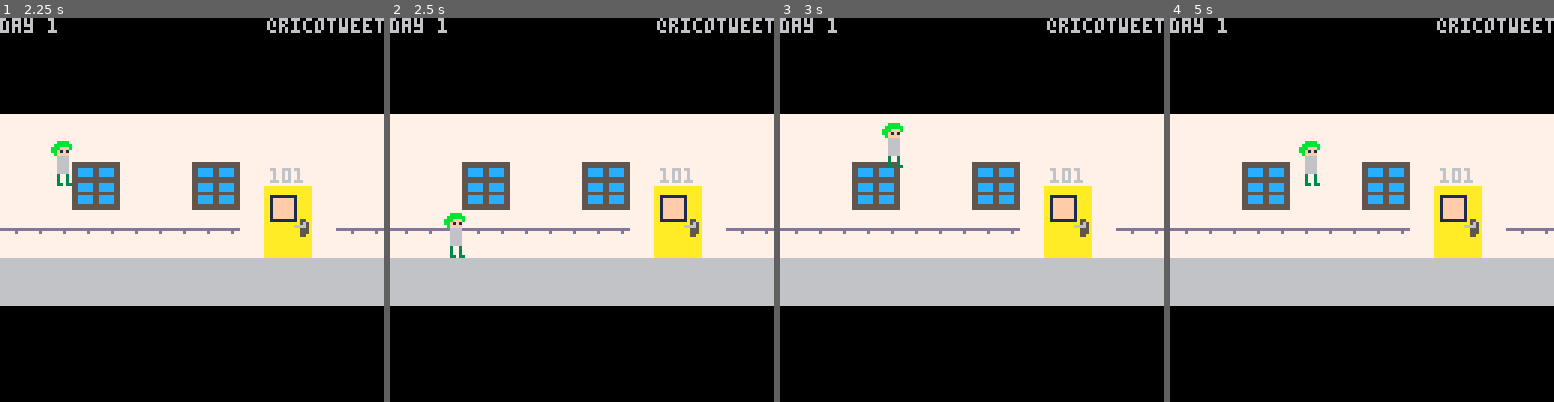
Above: before the commit, frames 1-4 (left to right).
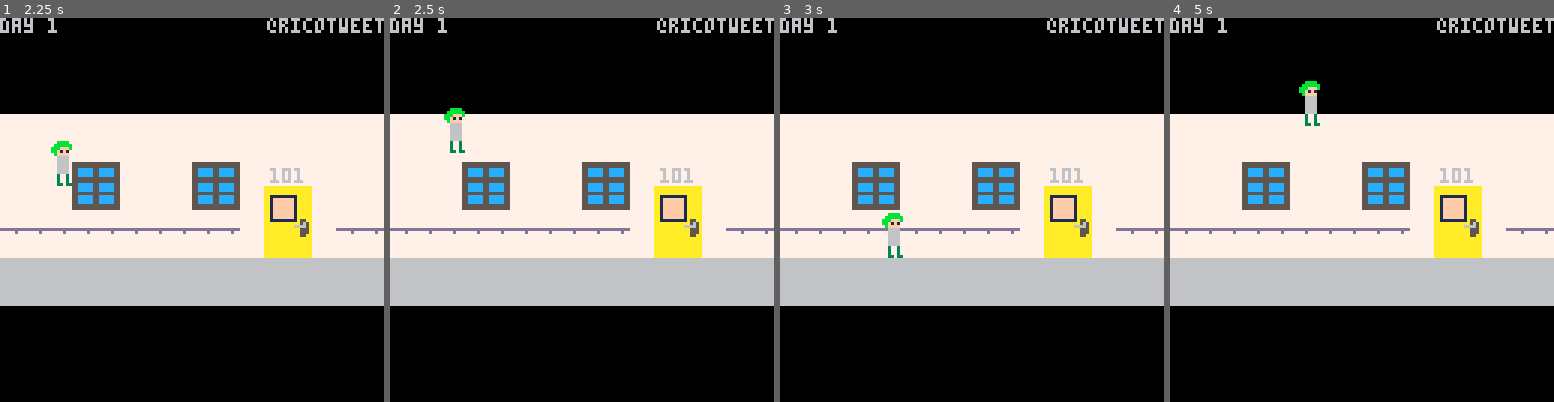
Above: after the commit, the same moments.

Repository: RicoP/dailylife
Game: PICO-8 cartridge dl.p8
Two runs of this game, one before a commit and one after it. Both use one fixed random seed, a clock stepped at 60 frames per second and the inputs below.
Inputs:
- Up to frame 1 (2.25 s): tap X (X key) at 0.33, 1.07, 1.85 s; tap O (Z key) at 0.7, 1.7, 2.1 s; hold Right 1.6-2.1 s; hold Up from 2.15 s (still down)
- Up to frame 2 (2.5 s): release Up at 2.42 s; hold Right from 2.47 s (still down)
- Up to frame 3 (3 s): keep holding Right; tap O (Z key) at 2.5, 2.9 s; tap X (X key) at 2.97 s
- Up to frame 4 (5 s): release Right at 3.03 s; hold Left 3.08-3.58 s; tap O (Z key) every 0.4 s from 3.3 to 4.9 s; hold Down 3.63-3.97 s; hold Right 4.02-4.68 s; tap X (X key) at 4.08 s; hold Up from 4.73 s (still down)

Frame 1 is identical in both runs. In frame 2, 0.8% of the frame differs, in the area x 14-20%, y 23-63%; in frame 3, 0.8%; in frame 4, 0.8%.

Commit message:
jump with up

Diff:
--- a/dl.p8
+++ b/dl.p8
@@ -229,7 +229,7 @@
   if(btn(➡️)) then
    p.velx = speed
   end
-  if btn(🅾️) and p.y == ground_level then
+  if (btn(🅾️) or btn(⬆️)) and p.y == ground_level then
    p.vely = -10 -- jump
   end
   if btnd(❎) and p.punch_cooloff == 0 then
